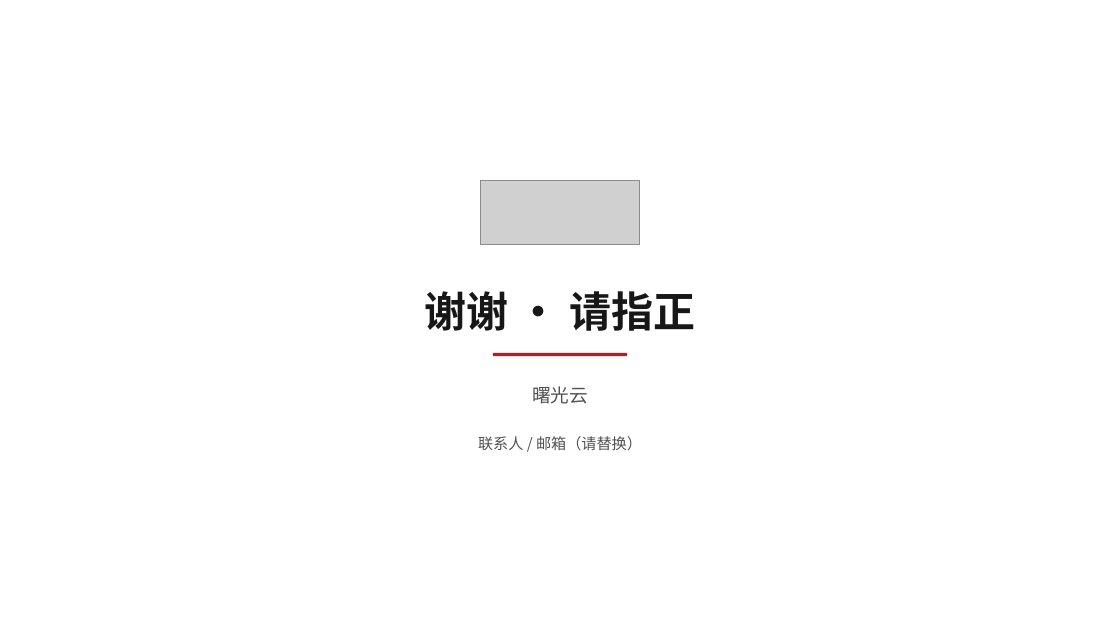
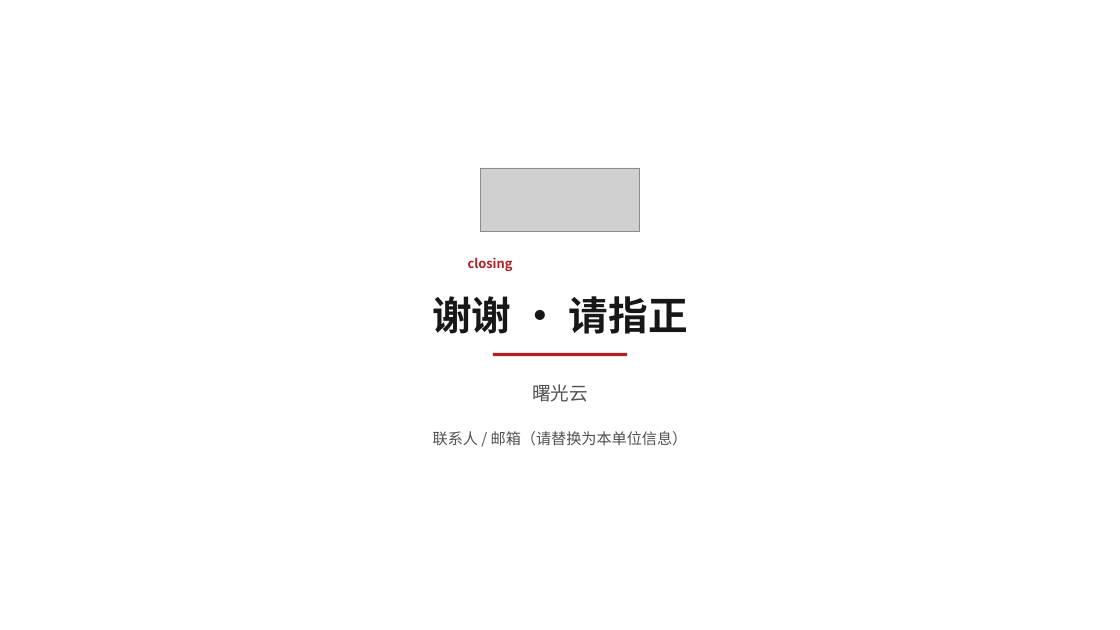
Before and after one commit to tao66175545-boop/sugon-cloud-skillui, a slide deck: slide 34 of skills/sugon-ppt-template/examples/sample-deck.pptx (slide 7 before the commit). Drawn at 1120x630 pixels with LibreOffice and Linux fonts; fonts in the diff are those of the drawing; grey boxes stand for pictures. Boxes give left, top, right and bottom in pixels: in the first picture for what was removed or moved away, otherwise in the second. Text is boxed around its words. In the diff, an @@ line names an element or a change of style, - is before the commit and + after.

```diff
--- a/skills/sugon-ppt-template/examples/sample-deck.pptx
+++ b/skills/sugon-ppt-template/examples/sample-deck.pptx
@@ picture: place and size @@
-picture at [481, 181, 640, 245]
+picture at [481, 168, 640, 232]
@@ text added at [468, 257, 513, 271], 11 pt, text #AF1F24, bold @@
+closing
@@ text "谢谢 · 请指正" at [432, 296, 688, 334]: size 36 to 34 pt @@
@@ text at [433, 431, 688, 446]: text changed @@
-联系人 / 邮箱（请替换）
+联系人 / 邮箱（请替换为本单位信息）
```
Also in this commit, not shown: 6 other slides changed, 28 slides added, 12 other files.
